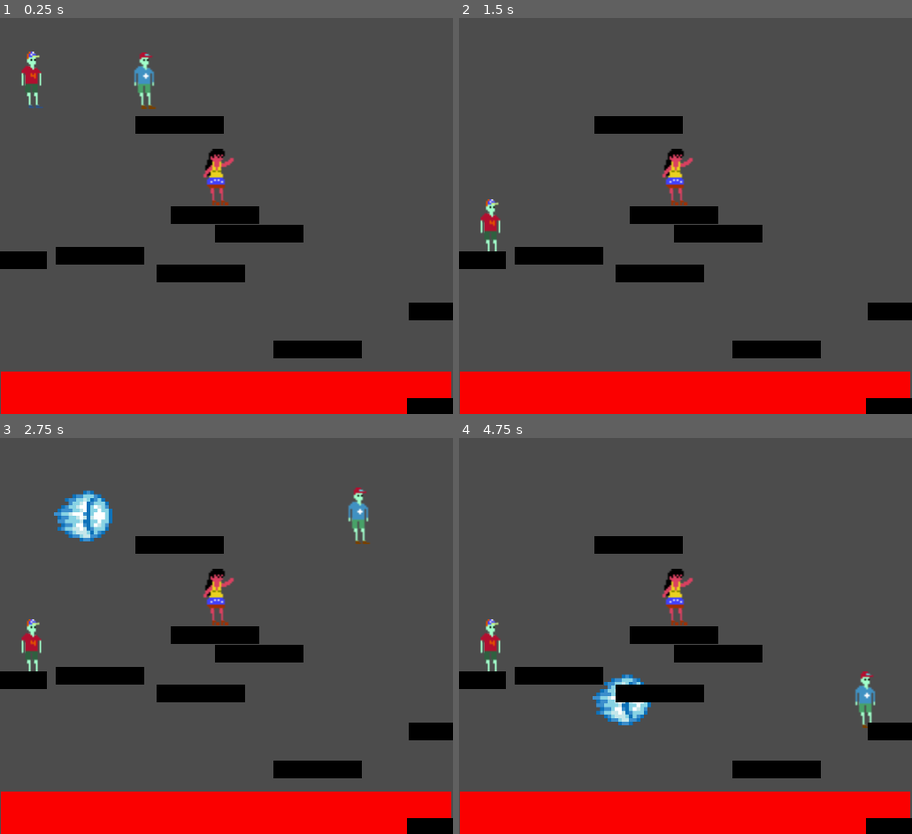
Above: before the commit, frames 1-4 (two rows, left to right).
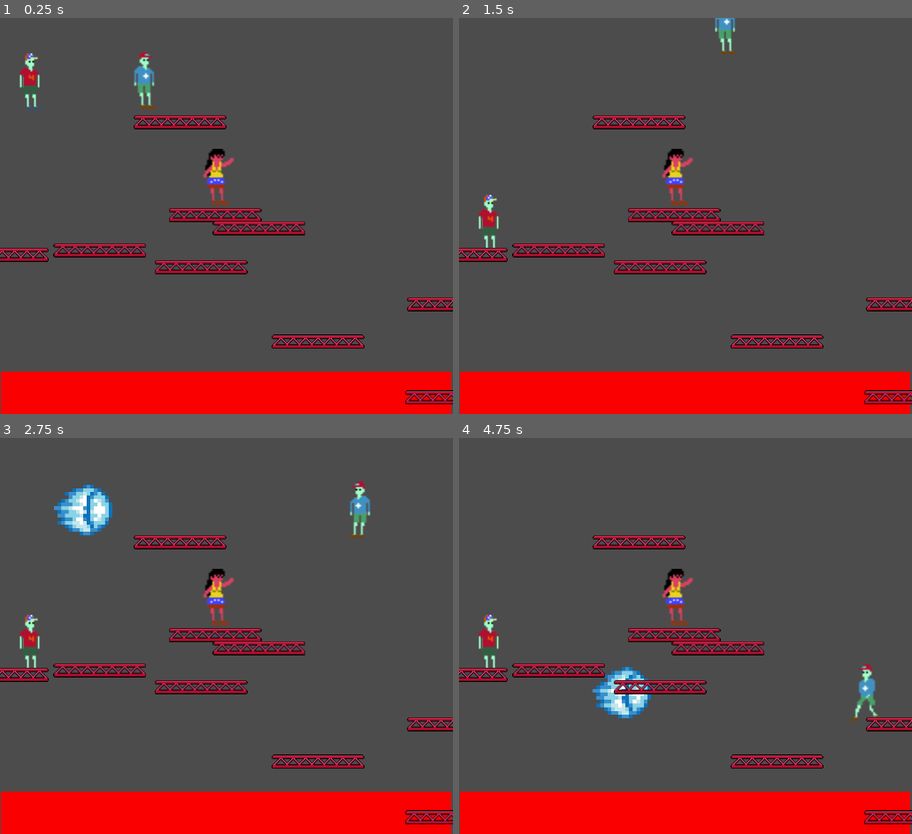
Above: after the commit, the same moments.

Repository: DallOner/notGGJ19
Game: Godot game, scene res://scenes/Mundo.tscn
Two runs of this game, one before a commit and one after it. Both use one fixed random seed, a clock stepped at 60 frames per second and the inputs below. The project has no main scene, so this scene is started directly.
Inputs:
- Up to frame 1 (0.25 s): no input
- Up to frame 2 (1.5 s): hold M 0.53-1.28 s; hold Right (ui_right) from 0.53 s (still down); tap Up (ui_up) at 0.77, 1.07 s; tap C at 0.8, 1.35 s
- Up to frame 3 (2.75 s): tap Up (ui_up) at 1.52, 1.55, 1.82 s; release Right (ui_right) at 2.03 s; hold Left (ui_left) from 2.03 s (still down); hold Up (ui_up) from 2.03 s (still down); tap M at 2.3 s
- Up to frame 4 (4.75 s): release Left (ui_left) at 2.78 s; release Up (ui_up) at 2.78 s; hold Right (ui_right) 2.78-4.28 s; tap M at 2.85, 4.35 s; tap Up (ui_up) at 3.02, 3.32, 3.77, 3.8, 4.07, 4.52 s; tap C at 3.05 s; hold C 3.53-4.28 s; hold Left (ui_left) from 4.28 s (still down)

The runs differ from the first frame. In frame 1, 7.9% of the frame differs, in the area x 0-100%, y 8-100%; in frame 2, 8.1%; in frame 3, 9.4%, in the area x 0-100%, y 10-100%; in frame 4, 9.1%.

Commit message:
animaciones decentes de personajes programadas

Diff:
--- a/scenes/Mundo.gd
+++ b/scenes/Mundo.gd
@@ -10,7 +10,7 @@
 		var plataforma = platforms.instance()
 		var pos = Vector2()
 		pos.x = rand_range(0,screen.x+1)
-		pos.y = rand_range(0,screen.y+1)
+		pos.y = rand_range(0,screen.y-10)
 		plataforma.position = pos
 		$platformsContainer.add_child(plataforma)
 
--- a/scenes/Mundo.tscn
+++ b/scenes/Mundo.tscn
@@ -29,7 +29,7 @@
 
 proyectil = ExtResource( 4 )
 
-[node name="KinematicBody2D" parent="." index="3" instance=ExtResource( 5 )]
+[node name="player2" parent="." index="3" instance=ExtResource( 5 )]
 
 position = Vector2( 163.918, 30.6525 )
 
--- a/scenes/plataforma.tscn
+++ b/scenes/plataforma.tscn
@@ -1,6 +1,6 @@
 [gd_scene load_steps=3 format=2]
 
-[ext_resource path="res://sprites/platforms.png" type="Texture" id=1]
+[ext_resource path="res://sprites/platform.png" type="Texture" id=1]
 
 [sub_resource type="RectangleShape2D" id=1]
 
--- a/scenes/plataformaSPAWN.tscn
+++ b/scenes/plataformaSPAWN.tscn
@@ -1,13 +1,13 @@
 [gd_scene load_steps=3 format=2]
 
-[ext_resource path="res://sprites/platforms.png" type="Texture" id=1]
+[ext_resource path="res://sprites/platform.png" type="Texture" id=1]
 
 [sub_resource type="RectangleShape2D" id=1]
 
 custom_solver_bias = 0.0
 extents = Vector2( 50.1584, 10 )
 
-[node name="plataformaSPAWN" type="StaticBody2D" index="0"]
+[node name="plataformaSPAWN" type="StaticBody2D"]
 
 position = Vector2( 320.116, 201.409 )
 input_pickable = false
--- a/scenes/player.tscn
+++ b/scenes/player.tscn
@@ -1,17 +1,7 @@
-[gd_scene load_steps=6 format=2]
+[gd_scene load_steps=4 format=2]
 
 [ext_resource path="res://scripts/player.gd" type="Script" id=1]
-[ext_resource path="res://sprites/player-one_ldle.png" type="Texture" id=2]
-[ext_resource path="res://scenes/pistola.gd" type="Script" id=3]
-
-[sub_resource type="SpriteFrames" id=1]
-
-animations = [ {
-"frames": [ ExtResource( 2 ) ],
-"loop": true,
-"name": "default",
-"speed": 5.0
-} ]
+[ext_resource path="res://scenes/pistola.gd" type="Script" id=2]
 
 [sub_resource type="RectangleShape2D" id=2]
 
@@ -30,18 +20,14 @@
 _sections_unfolded = [ "Transform" ]
 proyectil = null
 
-[node name="AnimatedSprite" type="AnimatedSprite" parent="." index="0"]
-
-position = Vector2( 1, -1 )
-frames = SubResource( 1 )
-animation = "default"
-
-[node name="CollisionShape2D" type="CollisionShape2D" parent="." index="1"]
+[node name="CollisionShape2D" type="CollisionShape2D" parent="." index="0"]
 
 position = Vector2( 3.8147e-06, -3.8147e-06 )
 shape = SubResource( 2 )
 
-[node name="pistola" type="Node2D" parent="." index="2"]
+[node name="pistola" type="Node2D" parent="." index="1"]
 
-script = ExtResource( 3 )
+script = ExtResource( 2 )
 right = false
+
+[node name="sprites" type="Sprite" parent="." index="2"]
--- a/scenes/player2.gd
+++ b/scenes/player2.gd
@@ -1,4 +1,9 @@
 extends KinematicBody2D
+
+const run = preload("res://sprites/player-two_run-Sheet.png")
+const idle = preload("res://sprites/player-two_ldle.png")
+const jump = preload("res://sprites/player-two_jump-Sheet.png")
+const atack = preload("res://sprites/player-two_attack-Sheet.png")
 
 export (PackedScene) var proyectil
 const up = Vector2(0,-1)
@@ -8,8 +13,10 @@
 var limite
 var motion = Vector2()
 var contProyectil = 0
+var isJumping
 
 func _ready():
+	isJumping = false
 	limite = get_viewport_rect().size
 
 
@@ -18,14 +25,34 @@
 
 
 	if Input.is_action_pressed("ui_right"):
+		$sprites.flip_h = false
+		if !isJumping:
+			$sprites.texture = run
+			$sprites.vframes = 1
+			$sprites.hframes = 8
+			if($sprites.frame < 8):
+				if $sprites.frame == 7:
+					$sprites.frame = 0
+				else:
+					$sprites.frame += 1
 		$pistola.right = true
 		motion.x += speed
 	if Input.is_action_pressed("ui_left"):
+		$sprites.flip_h = true
+		if !isJumping:
+			$sprites.vframes = 1
+			$sprites.hframes = 8
+			$sprites.texture = run
+			if($sprites.frame < 8):
+				if $sprites.frame == 7:
+					$sprites.frame = 0
+				else:
+					$sprites.frame += 1
 		$pistola.right = false
 		motion.x -= speed
 	if Input.is_key_pressed(KEY_M):
 		if contProyectil < 1:
-			$AnimatedSprite.animation = "disparo"
+			#$AnimatedSprite.animation = "disparo"
 			contProyectil += 1
 			var houdoken = proyectil.instance()
 			#houdoken.position = position
@@ -38,12 +65,25 @@
 				houdoken.speed = houdoken.speed * -1
 	else:
 		motion.x += 0
-		$AnimatedSprite.animation = "default"
+		if !isJumping && motion.x == 0:
+			$sprites.vframes = 1
+			$sprites.hframes = 1
+			$sprites.frame = 0
+			$sprites.texture = idle
 	if is_on_floor():
+		isJumping = false
 		if Input.is_action_pressed("ui_up"):
+			isJumping = true
+			$sprites.vframes = 1
+			$sprites.hframes = 8
+			$sprites.texture = jump
+			if($sprites.frame < 8):
+				if $sprites.frame == 7:
+					$sprites.frame = 0
+			else:
+				$sprites.frame += 1
 			motion.y = jumpHeight
 			contProyectil = 0
-
 	motion = move_and_slide(motion,up)
 	#position.x = clamp(position.x, 0, limite.x)
-	#position.y = clamp(position.y, 0, limite.y)
+	position.y = clamp(position.y, 0, limite.y)
--- a/scenes/player2.tscn
+++ b/scenes/player2.tscn
@@ -1,33 +1,11 @@
-[gd_scene load_steps=15 format=2]
+[gd_scene load_steps=6 format=2]
 
 [ext_resource path="res://scenes/player2.gd" type="Script" id=1]
 [ext_resource path="res://scenes/proyectil.tscn" type="PackedScene" id=2]
-[ext_resource path="res://sprites/player-two_ldle.png" type="Texture" id=3]
-[ext_resource path="res://sprites/animacionp2/1.1.png" type="Texture" id=4]
-[ext_resource path="res://sprites/animacionp2/2-2.png" type="Texture" id=5]
-[ext_resource path="res://sprites/animacionp2/3.3.png" type="Texture" id=6]
-[ext_resource path="res://sprites/animacionp2/4.4.png" type="Texture" id=7]
-[ext_resource path="res://sprites/animacionp2/5.5.png" type="Texture" id=8]
-[ext_resource path="res://sprites/animacionp2/6.6.png" type="Texture" id=9]
-[ext_resource path="res://sprites/animacionp2/7.7.png" type="Texture" id=10]
-[ext_resource path="res://sprites/animacionp2/8.8.png" type="Texture" id=11]
-[ext_resource path="res://scenes/pistola.gd" type="Script" id=12]
+[ext_resource path="res://scenes/pistola.gd" type="Script" id=3]
+[ext_resource path="res://sprites/player-two_ldle.png" type="Texture" id=4]
 
-[sub_resource type="SpriteFrames" id=1]
-
-animations = [ {
-"frames": [ ExtResource( 3 ) ],
-"loop": true,
-"name": "default",
-"speed": 5.0
-}, {
-"frames": [ ExtResource( 4 ), ExtResource( 5 ), ExtResource( 6 ), ExtResource( 7 ), ExtResource( 8 ), ExtResource( 9 ), ExtResource( 10 ), ExtResource( 11 ) ],
-"loop": true,
-"name": "disparo",
-"speed": 5.0
-} ]
-
-[sub_resource type="RectangleShape2D" id=2]
+[sub_resource type="RectangleShape2D" id=1]
 
 custom_solver_bias = 0.0
 extents = Vector2( 12.663, 12.7014 )
@@ -44,17 +22,16 @@
 _sections_unfolded = [ "Transform" ]
 proyectil = ExtResource( 2 )
 
-[node name="AnimatedSprite" type="AnimatedSprite" parent="." index="0"]
+[node name="CollisionShape2D" type="CollisionShape2D" parent="." index="0"]
 
-frames = SubResource( 1 )
-animation = "default"
-playing = true
+shape = SubResource( 1 )
 
-[node name="CollisionShape2D" type="CollisionShape2D" parent="." index="1"]
+[node name="pistola" type="Node2D" parent="." index="1"]
 
-shape = SubResource( 2 )
+script = ExtResource( 3 )
+right = false
 
-[node name="pistola" type="Node2D" parent="." index="2"]
+[node name="sprites" type="Sprite" parent="." index="2"]
 
-script = ExtResource( 12 )
-right = false
+texture = ExtResource( 4 )
+_sections_unfolded = [ "Animation", "Offset" ]
--- a/scripts/player.gd
+++ b/scripts/player.gd
@@ -1,4 +1,9 @@
 extends KinematicBody2D
+
+const run = preload("res://sprites/player-one_run-Sheet.png")
+const idle = preload("res://sprites/player-one_ldle.png")
+const jump = preload("res://sprites/player-one_jump-Sheet.png")
+const atack = preload("res://sprites/player-one_attack-Sheet.png")
 
 export (PackedScene) var proyectil
 const up = Vector2(0,-1)
@@ -8,22 +13,46 @@
 var limite
 var motion = Vector2()
 var contProyectil = 0
+var isJumping
 
 func _ready():
+	isJumping = false
 	limite = get_viewport_rect().size
 
 
 func _physics_process(delta):
 	motion.y += gravity
 
+
 	if Input.is_key_pressed(KEY_D):
+		$sprites.flip_h = false
+		if !isJumping:
+			$sprites.texture = run
+			$sprites.vframes = 1
+			$sprites.hframes = 8
+			if($sprites.frame < 8):
+				if $sprites.frame == 7:
+					$sprites.frame = 0
+				else:
+					$sprites.frame += 1
 		$pistola.right = true
 		motion.x += speed
 	if Input.is_key_pressed(KEY_A):
+		$sprites.flip_h = true
+		if !isJumping:
+			$sprites.vframes = 1
+			$sprites.hframes = 8
+			$sprites.texture = run
+			if($sprites.frame < 8):
+				if $sprites.frame == 7:
+					$sprites.frame = 0
+				else:
+					$sprites.frame += 1
 		$pistola.right = false
 		motion.x -= speed
 	if Input.is_key_pressed(KEY_C):
 		if contProyectil < 1:
+			#$AnimatedSprite.animation = "disparo"
 			contProyectil += 1
 			var houdoken = proyectil.instance()
 			#houdoken.position = position
@@ -36,11 +65,25 @@
 				houdoken.speed = houdoken.speed * -1
 	else:
 		motion.x += 0
+		if !isJumping && motion.x == 0:
+			$sprites.vframes = 1
+			$sprites.hframes = 1
+			$sprites.frame = 0
+			$sprites.texture = idle
 	if is_on_floor():
+		isJumping = false
 		if Input.is_key_pressed(KEY_W):
+			isJumping = true
+			$sprites.vframes = 1
+			$sprites.hframes = 8
+			$sprites.texture = jump
+			if($sprites.frame < 8):
+				if $sprites.frame == 7:
+					$sprites.frame = 0
+			else:
+				$sprites.frame += 1
 			motion.y = jumpHeight
 			contProyectil = 0
-
 	motion = move_and_slide(motion,up)
 	#position.x = clamp(position.x, 0, limite.x)
-	#position.y = clamp(position.y, 0, limite.y)
+	position.y = clamp(position.y, 0, limite.y)
Not shown, removed: sprites/animacionp2/1.1.png.import
Not shown, removed: sprites/animacionp2/2-2.png.import
Not shown, removed: sprites/animacionp2/3.3.png.import
Not shown, removed: sprites/animacionp2/4.4.png.import
Not shown, removed: sprites/animacionp2/5.5.png.import
Not shown, removed: sprites/animacionp2/6.6.png.import
Not shown, removed: sprites/animacionp2/7.7.png.import
Not shown, removed: sprites/animacionp2/8.8.png.import
Not shown, removed: sprites/bolaroja/2.png.import
Not shown, removed: sprites/bolaroja/3.png.import
Not shown, removed: sprites/bolaroja/4.png.import
Not shown, removed: sprites/bolaroja/5.png.import
(and 3 more such lines)
